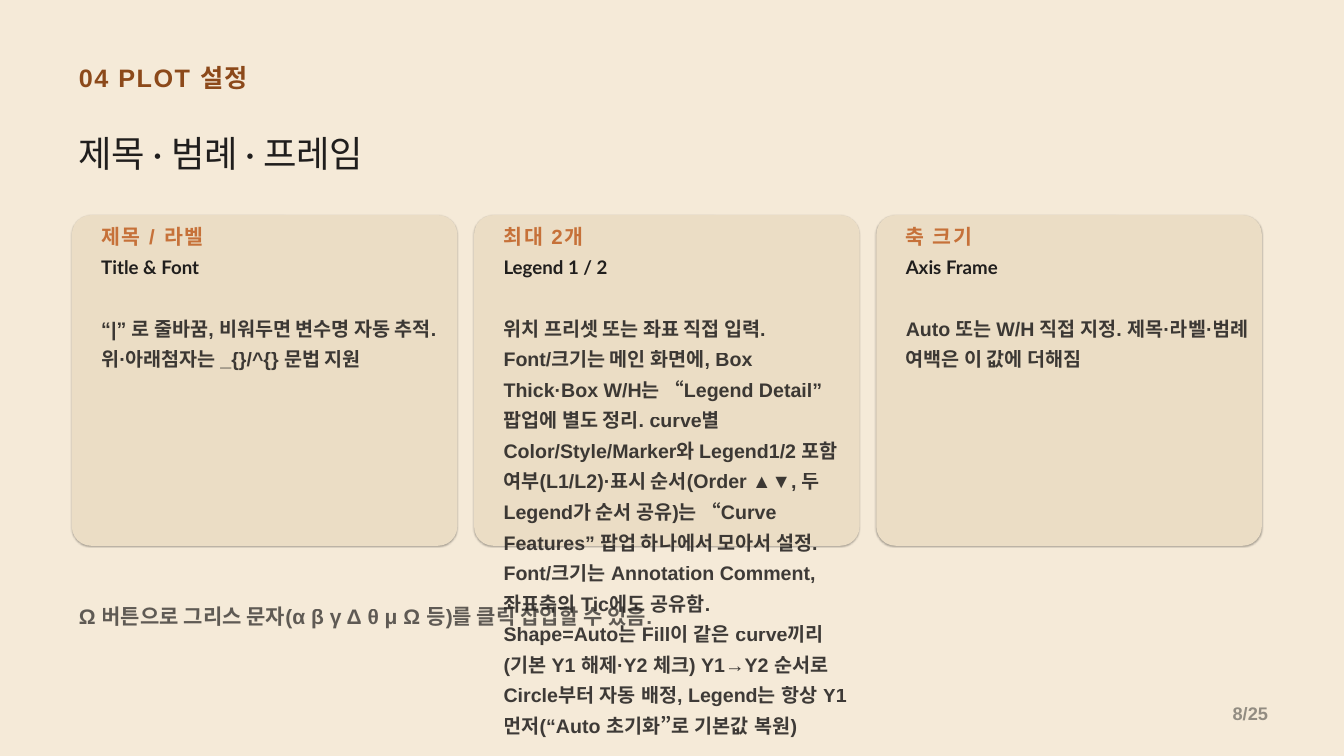
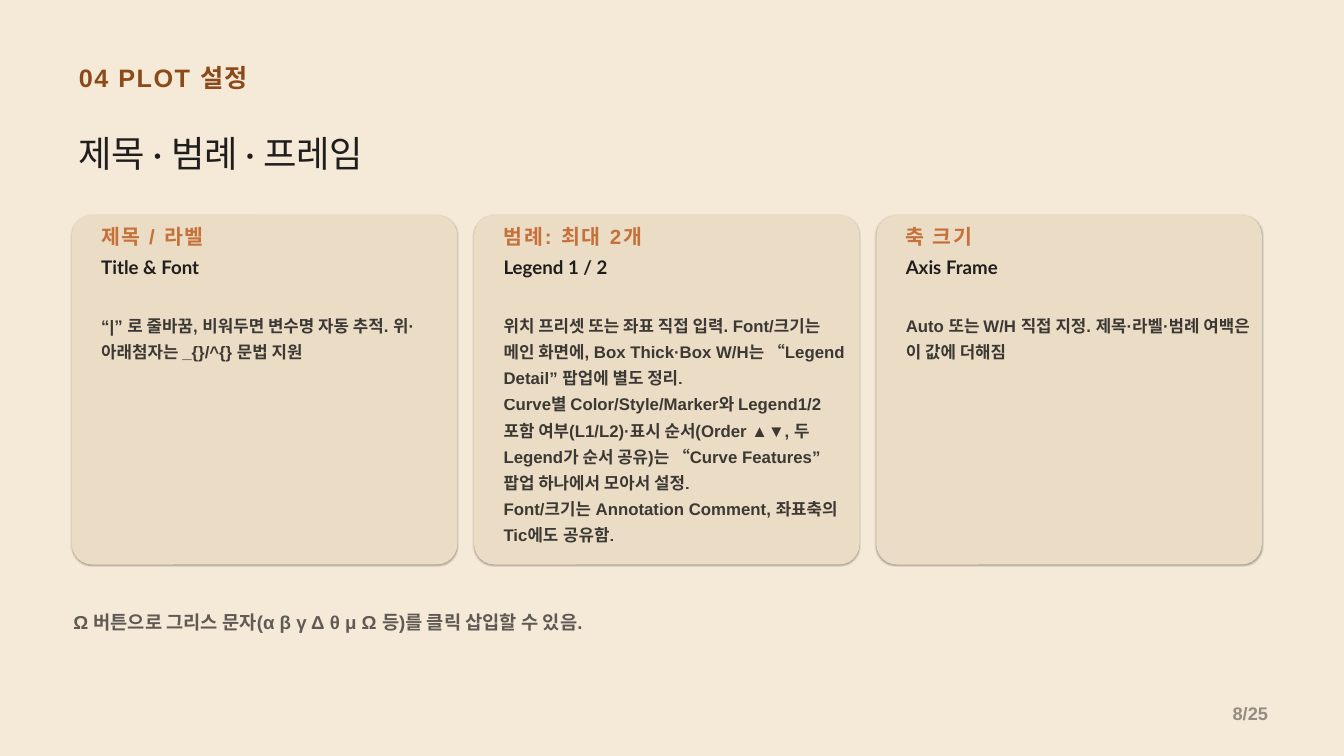
Before and after one commit to CWKIM113/CathPlot_Pub, a slide deck: slide 8 of CathPlot_발표.pptx. Drawn at 1344x756 pixels with LibreOffice and Linux fonts; fonts in the diff are those of the drawing. Boxes give left, top, right and bottom in pixels: in the first picture for what was removed or moved away, otherwise in the second. Text is boxed around its words. In the diff, an @@ line names an element or a change of style, - is before the commit and + after.

```diff
--- a/CathPlot_발표.pptx
+++ b/CathPlot_발표.pptx
@@ rounded rectangle: place and size @@
-rounded rectangle at [72, 215, 458, 546]
+rounded rectangle at [72, 215, 458, 564]
@@ rounded rectangle: place and size @@
-rounded rectangle at [474, 215, 860, 546]
+rounded rectangle at [474, 215, 860, 564]
@@ text at [504, 227, 642, 246]: text changed @@
-최대 2개
+범례: 최대 2개
@@ rounded rectangle: place and size @@
-rounded rectangle at [876, 215, 1262, 546]
+rounded rectangle at [876, 215, 1262, 564]
@@ text "“|” 로 줄바꿈, 비워두면 변수명 ..." at [101, 318, 414, 360]: size 21 to 18 pt @@
@@ text at [504, 318, 844, 491]: text changed; size 21 to 18 pt @@
-위치 프리셋 또는 좌표 직접 입력. Font/크기는 메인 화면에, Box Thick·Box W/H는 “Legend Detail” 팝업에 별도 정리. curve별 Color/Style/Marker와 Legend1/2 포함 여부(L1/L2)·표시 순서(Order ▲▼, 두 Legend가 순서 공유)는 “Curve Features” 팝업 하나에서 모아서 설정.
+위치 프리셋 또는 좌표 직접 입력. Font/크기는 메인 화면에, Box Thick·Box W/H는 “Legend Detail” 팝업에 별도 정리.
+Curve별 Color/Style/Marker와 Legend1/2 포함 여부(L1/L2)·표시 순서(Order ▲▼, 두 Legend가 순서 공유)는 “Curve Features” 팝업 하나에서 모아서 설정.
@@ text "Auto 또는 W/H 직접 지정. ..." at [906, 318, 1249, 360]: size 21 to 18 pt @@
@@ text at [504, 501, 838, 543]: size 21 to 18 pt in "Font/크기는 Annotation Comment, 좌표축의 Tic에도 공유함." @@
@@ text "Ω 버튼으로 그리스 문자(α β ...": place and size @@
-text "Ω 버튼으로 그리스 문자(α β ..." at [79, 603, 652, 629]
+text "Ω 버튼으로 그리스 문자(α β ..." at [73, 613, 583, 633]
@@ text "Ω 버튼으로 그리스 문자(α β ..." at [73, 613, 583, 633]: size 22.5 to 20 pt @@
@@ text at [504, 625, 847, 737]: paragraph removed @@
-Shape=Auto는 Fill이 같은 curve끼리(기본 Y1 해제·Y2 체크) Y1→Y2 순서로 Circle부터 자동 배정, Legend는 항상 Y1 먼저(“Auto 초기화”로 기본값 복원)
```
Also in this commit, not shown: 18 other slides changed, 1 other file.
